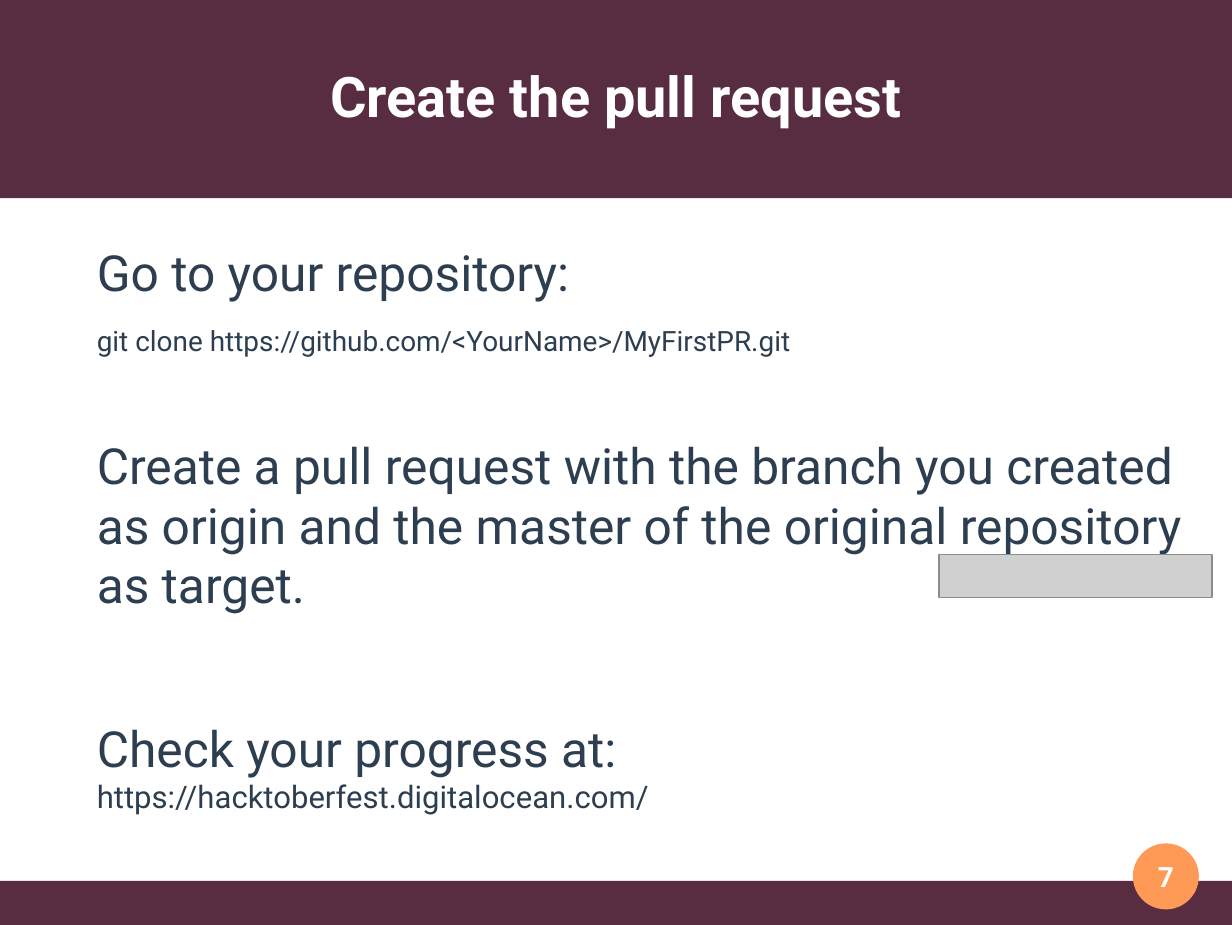
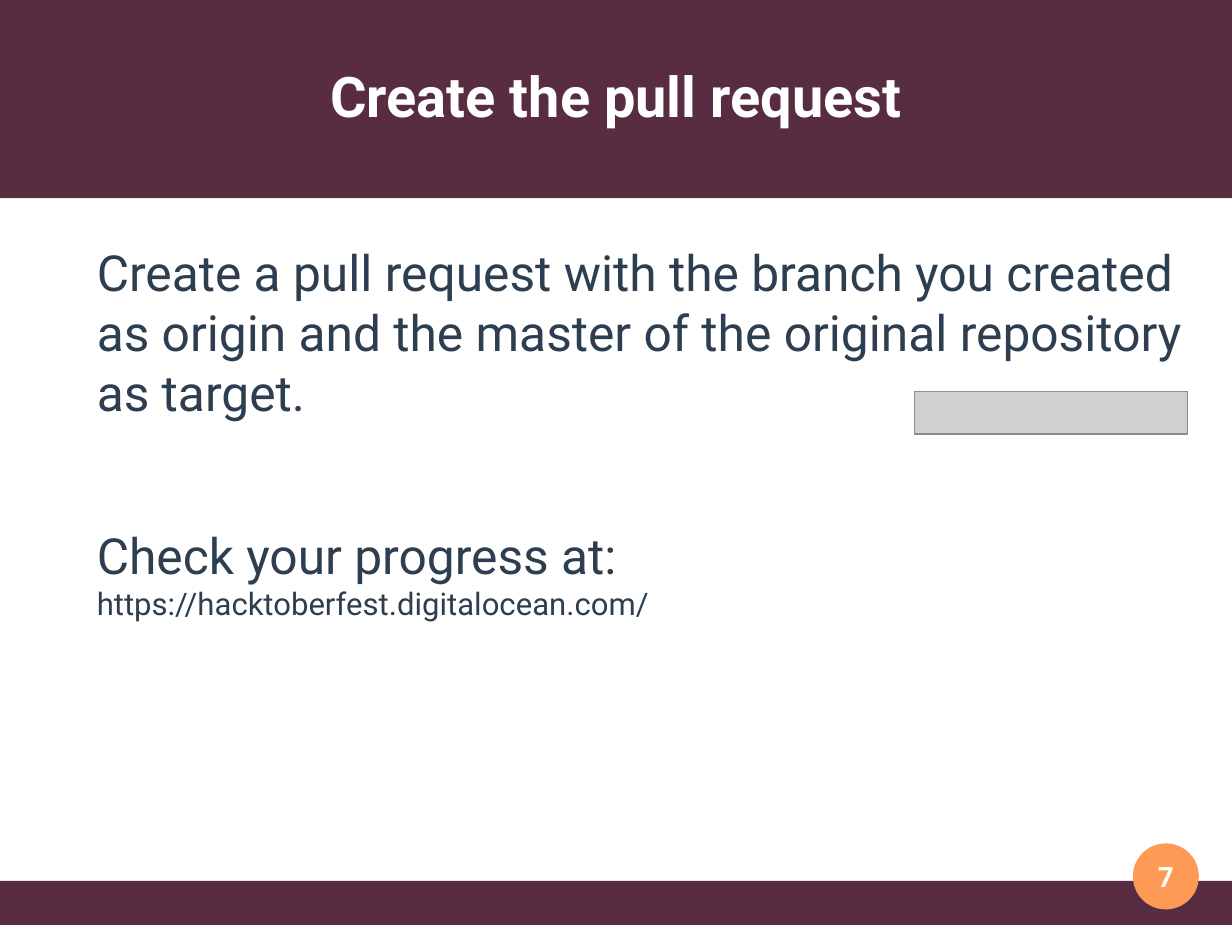
Before and after one commit to HacktoberfestMunich/Presentations, a slide deck: slide 7 of firstPR/firstPR.odp. Drawn at 1232x925 pixels with LibreOffice and Linux fonts; fonts in the diff are those of the drawing; grey boxes stand for pictures. Boxes give left, top, right and bottom in pixels: in the first picture for what was removed or moved away, otherwise in the second. Text is boxed around its words. In the diff, an @@ line names an element or a change of style, - is before the commit and + after.

Commit message:
Update firstPR presentation

```diff
--- a/firstPR/firstPR.odp
+++ b/firstPR/firstPR.odp
@@ text at bbox=[97, 255, 790, 357]: paragraphs removed @@
-Go to your repository:
-git clone https://github.com/<YourName>/MyFirstPR.git
@@ picture: place and size @@
-picture at bbox=[939, 555, 1212, 597]
+picture at bbox=[914, 391, 1187, 434]
```
Also in this commit, not shown: 1 other slide changed.
